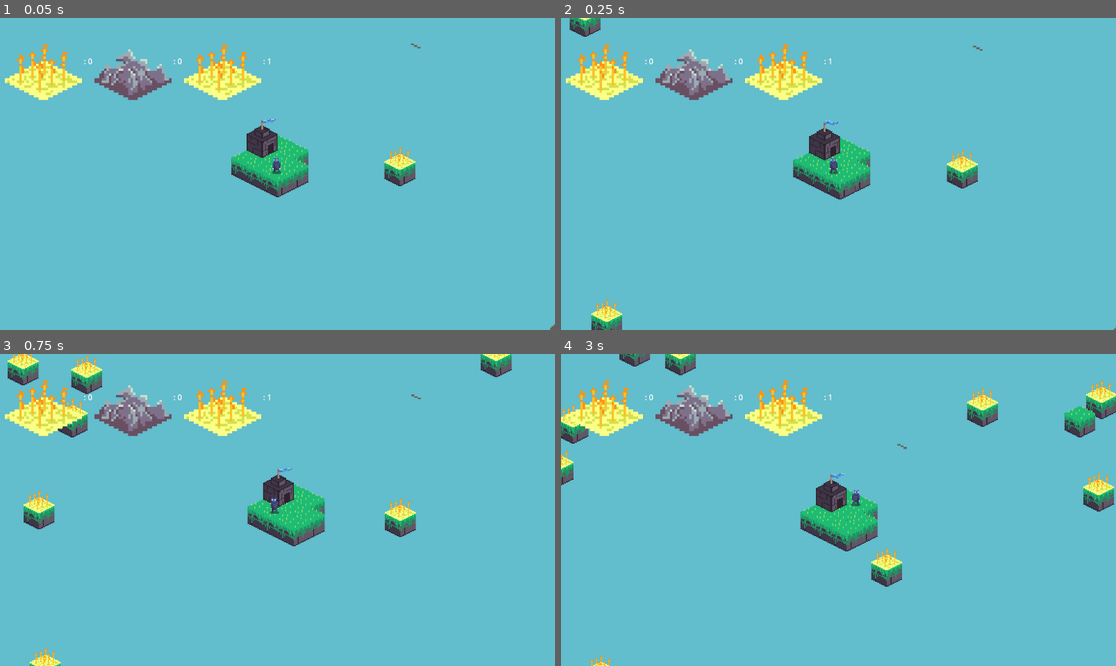
Above: before the commit, frames 1-4 (two rows, left to right).
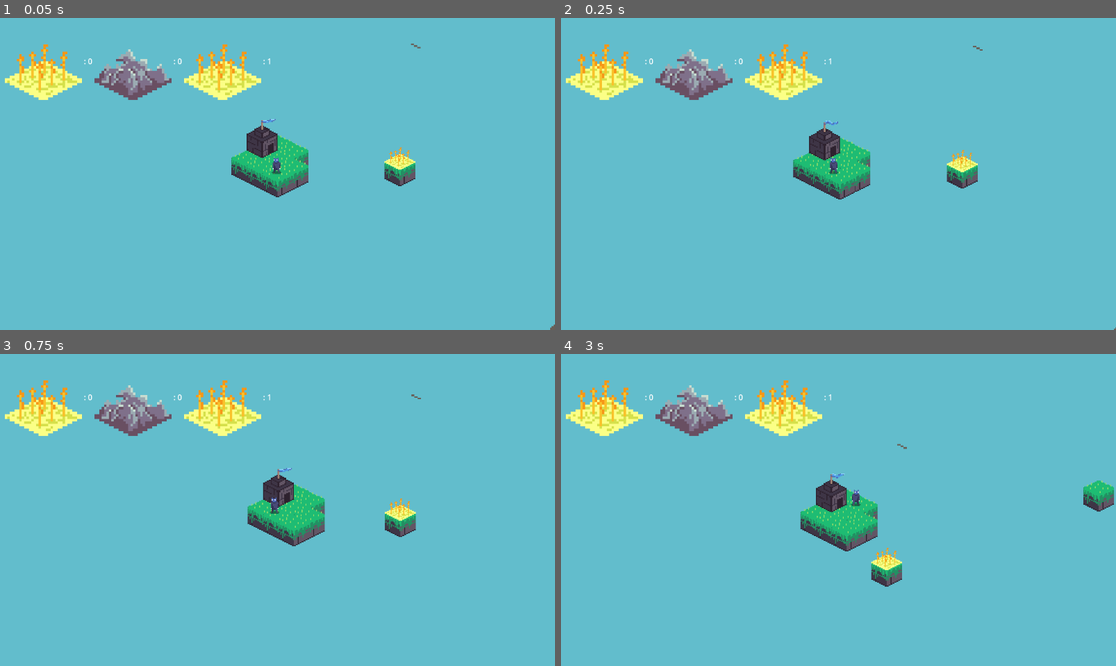
Above: after the commit, the same moments.

Repository: SuperSheaff/Ludum-Dare-55
Game: Godot game, scene res://world/world.tscn
Two runs of this game, one before a commit and one after it. Both use one fixed random seed, a clock stepped at 60 frames per second and the inputs below. This scene is started directly instead of the project's main scene. Sound files missing from this copy of the repository are replaced by a short silence.
Inputs (mouse positions are in pixels of both pictures, inside the frame that each line leads up to):
- Up to frame 1 (0.05 s): no input
- Up to frame 2 (0.25 s): no input
- Up to frame 3 (0.75 s): tap Enter at 0.5 s; move the mouse to (399, 494) at 0.52 s; hold Space (summon) from 0.53 s (still down)
- Up to frame 4 (3 s): move the mouse to (727, 525) at 1.27 s; release Space (summon) at 1.28 s; tap Space (summon) at 1.35, 2.85 s; move the mouse to (894, 441) at 2.02 s; hold Space (summon) 2.03-2.78 s; move the mouse to (810, 572) at 2.77 s

Frame 1 is identical in both runs. In frame 2, 0.7% of the frame differs, in the area x 1-12%, y 0-100%; in frame 3, 2.3%; in frame 4, 2.6%, in the area x 0-100%, y 0-100%.

Commit message:
pushing island

Diff:
--- a/GameData.gd
+++ b/GameData.gd
@@ -19,7 +19,7 @@
 const BASE_DAMAGE = 1
 const BASE_HEALTH = 5
 const DUDE_MOVE_SPEED = 150
-const MAX_ISLANDS = 25
+const MAX_ISLANDS = 3
 
 var player = null
 var world = null
--- a/Scripts/Dude/dude.gd
+++ b/Scripts/Dude/dude.gd
@@ -26,13 +26,27 @@
 
 func die():
 	current_task.unassign()
-	GameData.remove_population()
+	#NOTE commented out as well, it doesnt have a function
+	#GameData.remove_population()
+
 	queue_free()
 
 func check_for_task():
 	var closest_task = null
 	var min_distance = INF  # Using a high initial distance to compare against
 	var resource_type = null
+
+	# Warrior First Priority???
+	if closest_task == null:
+		var barracks_items = island.get_barracks() #get_tree().get_nodes_in_group("Barracks")
+		for barracks in barracks_items:
+			if barracks && GameData.current_ore >= GameData.WARRIOR_COST:
+				GameData.remove_ore(GameData.WARRIOR_COST)
+				var distance = position.distance_to(barracks.position)
+				if distance < min_distance:
+					min_distance = distance
+					closest_task = barracks
+					resource_type = "barracks"
 
 	# First, try to find the closest unassigned food item
 	var food_items = island.get_food() #get_tree().get_nodes_in_group("Food")
@@ -54,18 +68,6 @@
 					min_distance = distance
 					closest_task = ore
 					resource_type = "ore"
-
-	# Only check for ore if no unassigned food was found
-	if closest_task == null:
-		var barracks_items = island.get_barracks() #get_tree().get_nodes_in_group("Barracks")
-		for barracks in barracks_items:
-			if barracks && GameData.current_ore >= GameData.WARRIOR_COST:
-				GameData.remove_ore(GameData.WARRIOR_COST)
-				var distance = position.distance_to(barracks.position)
-				if distance < min_distance:
-					min_distance = distance
-					closest_task = barracks
-					resource_type = "barracks"
 
 	# Assign the dude to the resource if one is found
 	if closest_task:
--- a/world/island.gd
+++ b/world/island.gd
@@ -19,6 +19,11 @@
 var population = 0
 var max_influence = 0.8
 var available_cells = []
+
+var food_island_weights = {
+	"food": 75,
+	"null": 25
+}
 
 # Called when the node enters the scene tree for the first time.
 func _ready():
@@ -122,34 +127,6 @@
 func get_mass():
 	return len(tilemap.get_used_cells(0))
 
-
-#func find_next_position(current_pos, directions):
-	#var possible_positions = []
-	#var checked_positions = []
-	#checked_positions.append(current_pos)  # Start with the current position
-	#
-	#while len(possible_positions) == 0:
-		#var next_positions = []
-		#for pos in checked_positions:
-			#for dir in directions:
-				#var new_pos = pos + dir
-				#if tilemap.get_cell_source_id(0, Vector2i(new_pos)) == -1 and new_pos not in possible_positions:
-					#next_positions.append(new_pos)
-					#
-		## Check if we have any valid next positions that are not already set
-		#for pos in next_positions:
-			#for dir in directions:
-				#var adjacent_pos = pos + dir
-				#if tilemap.get_cell_source_id(0, Vector2i(adjacent_pos)) != -1:
-					#possible_positions.append(pos)
-					#break
-	#
-		#if len(possible_positions) == 0:
-			#checked_positions = next_positions
-#
-	## Randomly select one of the possible positions
-	#return possible_positions[randi() % possible_positions.size()]
-
 # Adjusted function to find the next position
 func find_next_position(current_position, directions):
 	var center = calculate_geometric_center()
@@ -204,7 +181,7 @@
 func generate_island():
 	# fancy gen code here
 
-	var max_tiles = randi_range(1, GameData.player.get_population())
+	var max_tiles = randi_range(randi_range(1, GameData.player.get_population()), GameData.player.get_population())
 
 	var current_pos = Vector2i(0, 0)
 	tilemap.set_cell(0, current_pos, 2, Vector2i(0, 0))
@@ -226,54 +203,82 @@
 	var num_tiles = len(tilemap.get_used_cells(0))
 	available_cells = tilemap.get_used_cells(0).duplicate()
 
-	# FIRST SET
+	# ONE HOUSE SET
 	if num_tiles < 2:
 		var weights = {
-			"food": 75,
-			"null": 25
-		}
-
+			"food": 30,
+			"null": 70
+		}
 		var selected = GameData.weighted_random_choice(weights)
 		add_object(selected)
 
-	# SECOND SET
-	elif num_tiles < 5:
-		var weights = {
-			"ore": 75,
-			"null": 25
+	# TWO HOUSE SET
+	elif num_tiles < 4:
+		var weights = {
+			"null": 60,
+			"food": 30,
+			"house": 30
+		}
+		var selected = GameData.weighted_random_choice(weights)
+		add_object(selected)
+
+	# THREE HOUSE SET
+	elif num_tiles < 9:
+		var weights = {
+			"null": 50,
+			"ore": 30,
+			"food": 10,
+			"house": 10,
+			"barracks": 10
 		}
 		var num_weights = {
-			1: 70,
-			2: 30,
+			1: 90,
+			2: 10
 		}
 		var num_objs = GameData.weighted_random_choice(num_weights)
 		for i in range(num_objs):
 			var selected = GameData.weighted_random_choice(weights)
 			add_object(selected)
 
-	# THIRD SET
-	elif num_tiles < 9:
-		var weights = {
-			"ore": 40,
-			"food": 30,
-			"barracks": 20,
-			"house": 30,
-			"enemy": 20,
-			"null": 20
+	# FOUR HOUSE SET
+	elif num_tiles < 13:
+		var weights = {
+			"null": 50,
+			"ore": 30,
+			"food": 10,
+			"house": 10,
+			"barracks": 10
 		}
 		var num_weights = {
-			1: 40,
-			2: 30,
-			3: 10,
-			4: 20
+			1: 90,
+			2: 10
 		}
 		var num_objs = GameData.weighted_random_choice(num_weights)
 		for i in range(num_objs):
 			var selected = GameData.weighted_random_choice(weights)
 			add_object(selected)
 
-
-func add_object(object_type):
+	# FIVE HOUSE SET
+	elif num_tiles < 17:
+		var weights = {
+			"enemy": 40,
+			"barracks": 10,
+			"house": 10,
+			"null": 10,
+			"ore": 10,
+			"food": 10,
+		}
+		var num_weights = {
+			1: 40,
+			2: 30,
+		}
+		var num_objs = GameData.weighted_random_choice(num_weights)
+		for i in range(num_objs):
+			var selected = GameData.weighted_random_choice(weights)
+			add_object(selected, GameData.player.get_population())
+
+
+func add_object(object_type, potential_enemy_amount = 0):
 	if object_type == "null":
 		return
 
@@ -284,21 +289,26 @@
 	available_cells.erase(pos)
 	var obj = null
 
-	match(object_type):
-		"food":	#food
-			obj = food_scene.instantiate()
-		"ore":
-			obj = ore_scene.instantiate()
-		"barracks":
-			obj = barracks_scene.instantiate()
-		"house":
-			obj = house_scene.instantiate()
-		"enemy":
+	if object_type == "enemy":
+		var amount_of_enemies = randi_range(1, potential_enemy_amount)
+
+		for i in amount_of_enemies:
 			obj = enemy_scene.instantiate()
-
-
-	obj.coords = pos
-	add_child(obj)
+			obj.position = pos
+			obj.island = self
+			add_child(obj)
+	else:
+		match(object_type):
+			"food":	#food
+				obj = food_scene.instantiate()
+			"ore":
+				obj = ore_scene.instantiate()
+			"barracks":
+				obj = barracks_scene.instantiate()
+			"house":
+				obj = house_scene.instantiate()
+		obj.coords = pos
+		add_child(obj)
 
 
 
--- a/world/player.gd
+++ b/world/player.gd
@@ -137,7 +137,10 @@
 
 
 func change_island_dude(node):
-	GameData.add_population()
+
+	#NOTE HARRY, I HAD TO COMMENT THIS OUT, NOT SURE WHAT IT DOES
+	#GameData.add_population()
+
 	var old_position = node.global_position
 	node.get_parent().remove_child(node)
 	add_child(node)
